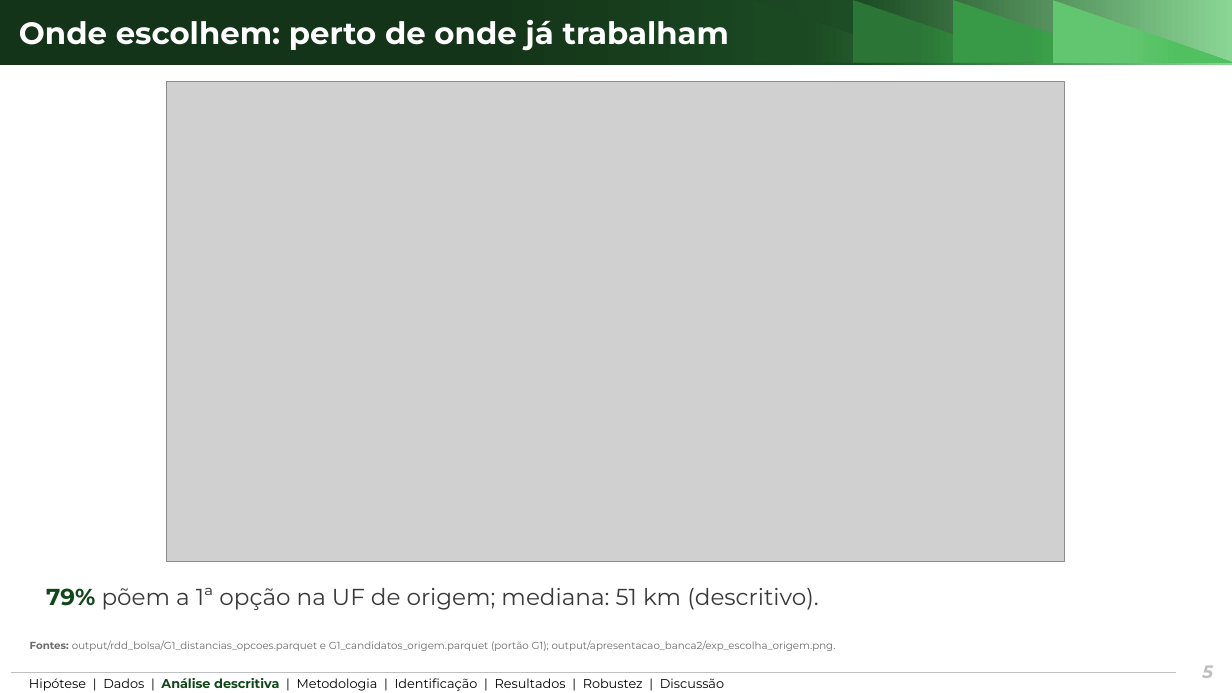
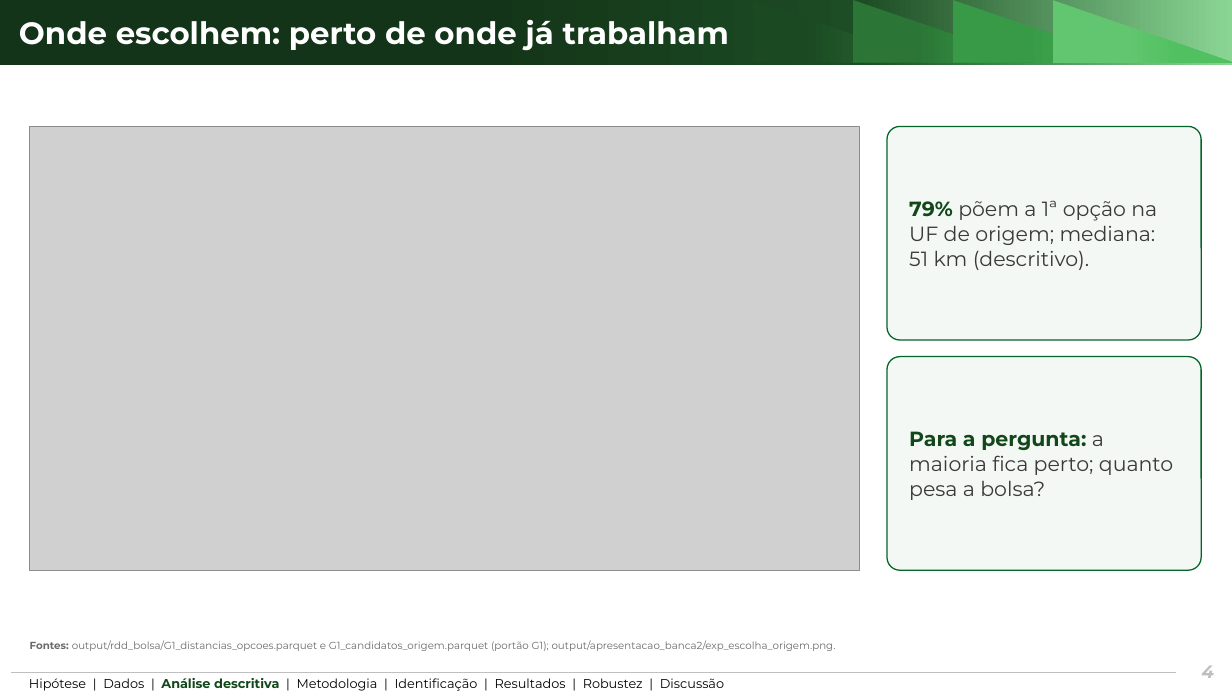
Before and after one commit to ka1victor/impact-eval-health-econ-pmme, a slide deck: slide 4 of output/apresentacao_banca2/deck_banca2_curto.pptx (slide 5 before the commit). Drawn at 1232x693 pixels with LibreOffice and Linux fonts; fonts in the diff are those of the drawing; grey boxes stand for pictures; background and template pictures are left out. Boxes give left, top, right and bottom in pixels: in the first picture for what was removed or moved away, otherwise in the second. Text is boxed around its words. In the diff, an @@ line names an element or a change of style, - is before the commit and + after.

```diff
--- a/output/apresentacao_banca2/deck_banca2_curto.pptx
+++ b/output/apresentacao_banca2/deck_banca2_curto.pptx
@@ picture: place and size @@
-picture at (166, 81, 1065, 562)
+picture at (30, 127, 860, 570)
@@ rounded rectangle "79% põem a 1ª opção ...": place and size @@
-rounded rectangle "79% põem a 1ª opção ..." at (46, 587, 819, 610)
+rounded rectangle "79% põem a 1ª opção ..." at (887, 127, 1202, 340)
@@ rounded rectangle "79% põem a 1ª opção ..." at (887, 127, 1202, 340): size 18 to 16 pt; fill none to #F4F8F5; outline none to #056429 1 pt @@
@@ rounded rectangle added at (887, 357, 1202, 570), fill #F4F8F5, outline #056429 1 pt, 16 pt, text #3A3A3A @@
+Para a pergunta: a maioria fica perto; quanto pesa a bolsa?
@@ page number at (1202, 666, 1214, 678): text changed @@
-5
+4
```
Also in this commit, not shown: 8 other slides changed, 1 slide added, 1 slide removed, 30 other files.
